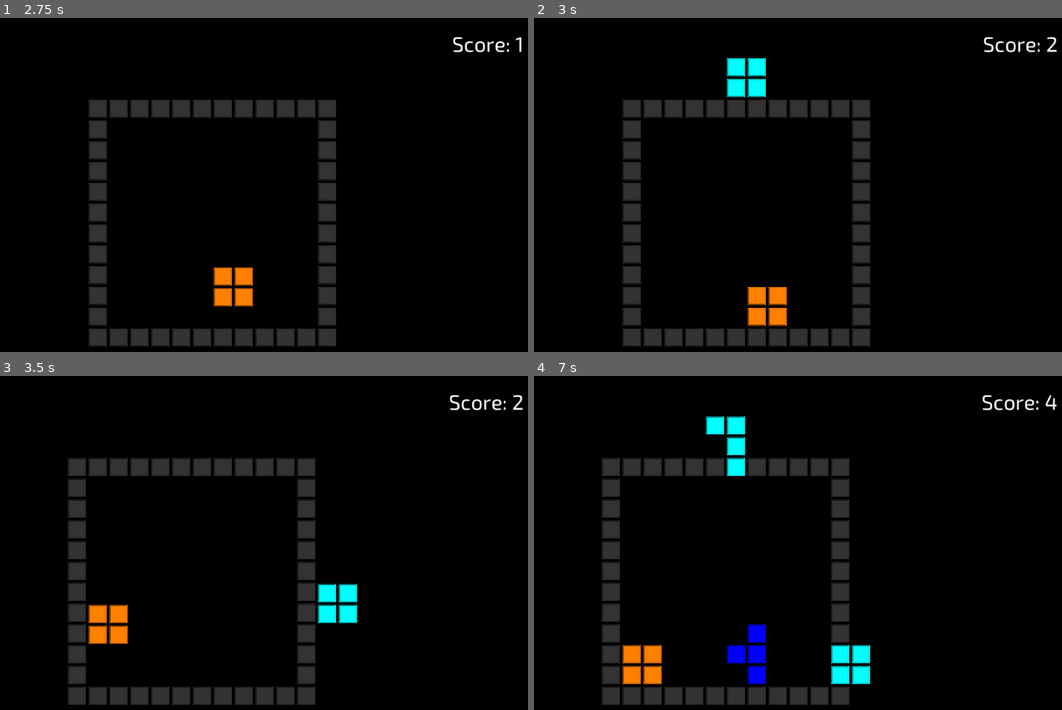
Above: before the commit, frames 1-4 (two rows, left to right).
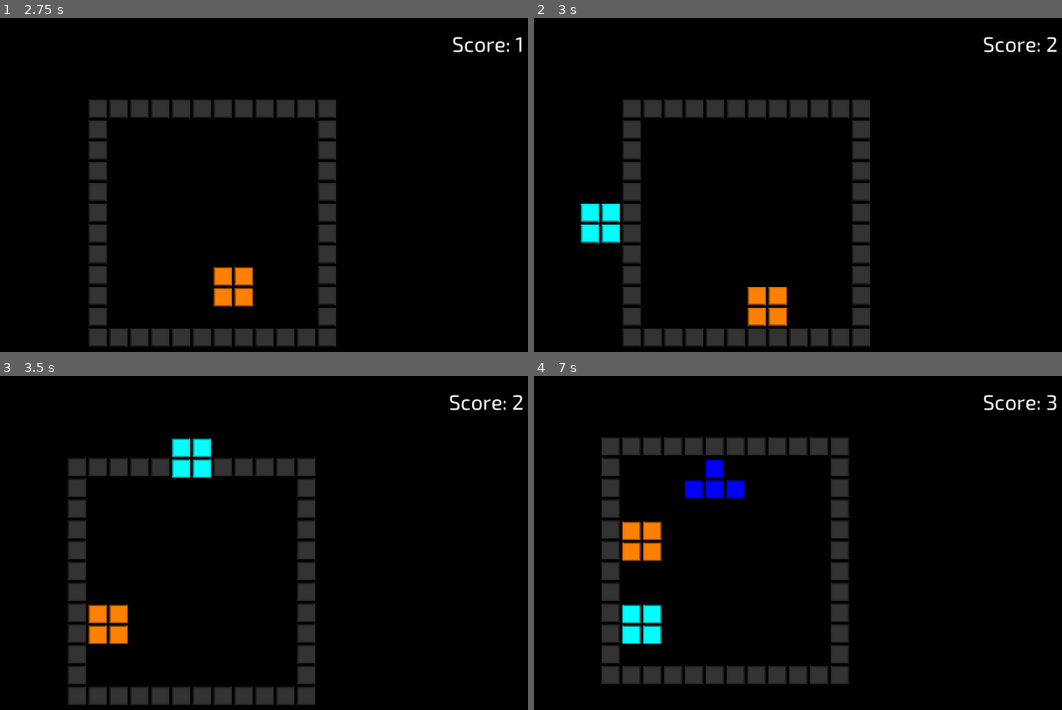
Above: after the commit, the same moments.

Repository: danielcannell/rotatris
Game: Godot game, scene res://Main.tscn
The game is run twice, just before and just after one commit, with the same random seed, the same clock (stepped at 60 frames per second) and the same inputs.
Inputs:
- Up to frame 1 (2.75 s): hold Right (move_right) 0.53-1.28 s; hold Left (move_left) 1.28-2.03 s; hold Right (move_right) from 2.03 s (still down)
- Up to frame 2 (3 s): keep holding Right (move_right)
- Up to frame 3 (3.5 s): keep holding Right (move_right)
- Up to frame 4 (7 s): release Right (move_right) at 3.53 s; hold Left (move_left) 3.53-5.78 s; hold Right (move_right) from 5.78 s (still down)

Frame 1 is identical in both runs. In frame 2, 1.5% of the frame differs, in the area x 8-44%, y 11-68%; in frame 3, 1.6%; in frame 4, 12%, in the area x 12-100%, y 5-99%.

Commit message:
Spawn *after* rotating to ensure we stay in bounds

Diff:
--- a/Playfield.gd
+++ b/Playfield.gd
@@ -39,13 +39,13 @@
     update_camera(delta)
 
     if self.controlled_block == null:
-        spawn_random_block()
-
         # We do this here for now so that we don't rotate while the falling
         # block is outside the grid
         if self.gravity_counter >= Globals.MOVES_PER_GRAVITY_CHANGE:
             self.gravity_counter = 0
             self.rotate_gravity()
+
+        spawn_random_block()
 
     process_inputs()
 
